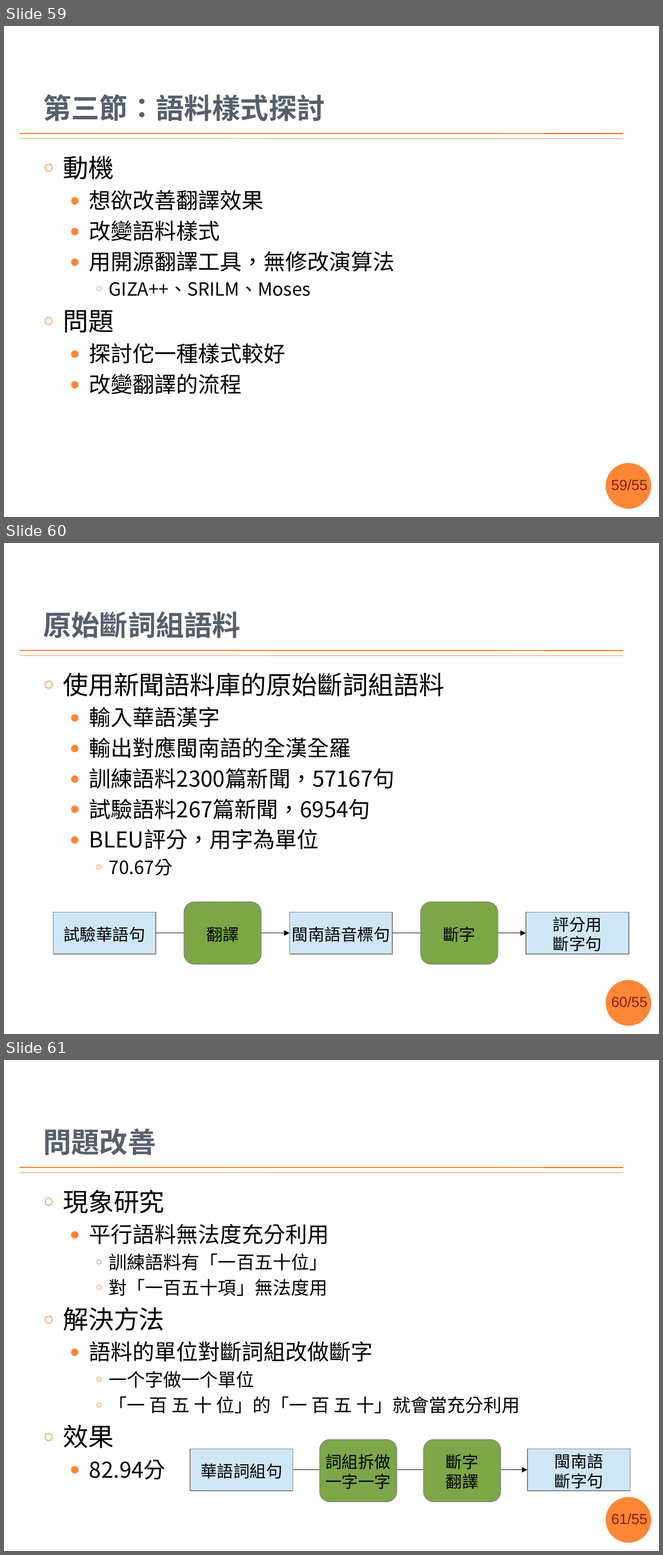
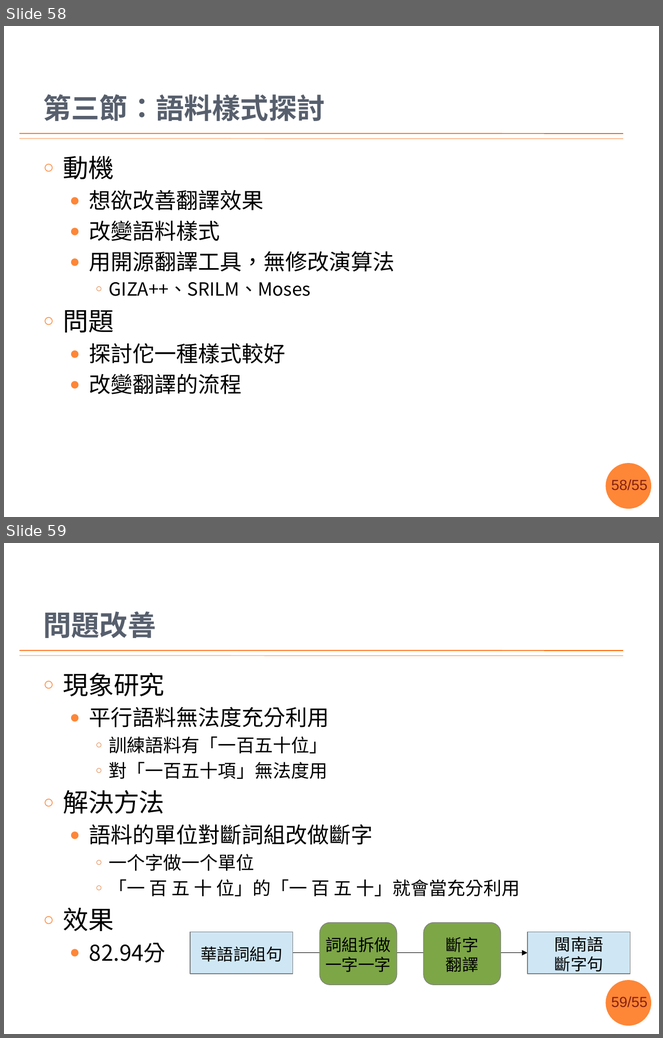
Before and after one commit to sih4sing5hong5/po3-ko3_tau5-iann2-phinn3, a slide deck: 翻譯報告.pptx. Shown one above the other, each under a label of ours: slides 59, 60 and 61 before the commit, slides 58 and 59 after it. The pictures are 663x1555 and 663x1038 pixels, drawn with LibreOffice and Linux fonts; fonts in the diff are those of the drawing; background and template pictures are left out. Boxes give left, top, right and bottom in pixels: in the first picture for what was removed or moved away, otherwise in the second. Text is boxed around its words. In the diff, an @@ line names an element or a change of style, - is before the commit and + after.

```diff
--- a/翻譯報告.pptx
+++ b/翻譯報告.pptx
@@ slide 60 removed at box(4, 543, 659, 1034), background #FFFFFF; not listed: 4 template elements that a slide beside it also shows @@
@@ title removed at box(43, 612, 241, 638) @@
-原始斷詞組語料
@@ text removed at box(63, 672, 444, 876) @@
-○ 使用新聞語料庫的原始斷詞組語料
-  ● 輸入華語漢字
-  ● 輸出對應閩南語的全漢全羅
-  ● 訓練語料2300篇新聞，57167句
-  ● 試驗語料267篇新聞，6954句
-  ● BLEU評分，用字為單位
-    ○ 70.67分
@@ group removed at box(53, 902, 629, 964): 3 rectangles, 2 arrows, 2 rounded rectangles @@
-試驗華語句
-閩南語音標句
-翻譯
-評分用
-斷字句
-斷字
@@ what was slide 59 is now slide 58 @@
@@ page number at box(611, 480, 648, 490): text changed @@
-59/55
+58/55
@@ what was slide 61 is now slide 59 @@
@@ page number at box(611, 997, 648, 1007): text changed @@
-61/55
+59/55
```
Also in this commit, not shown: 12 slides changed, 1 other slide removed.
